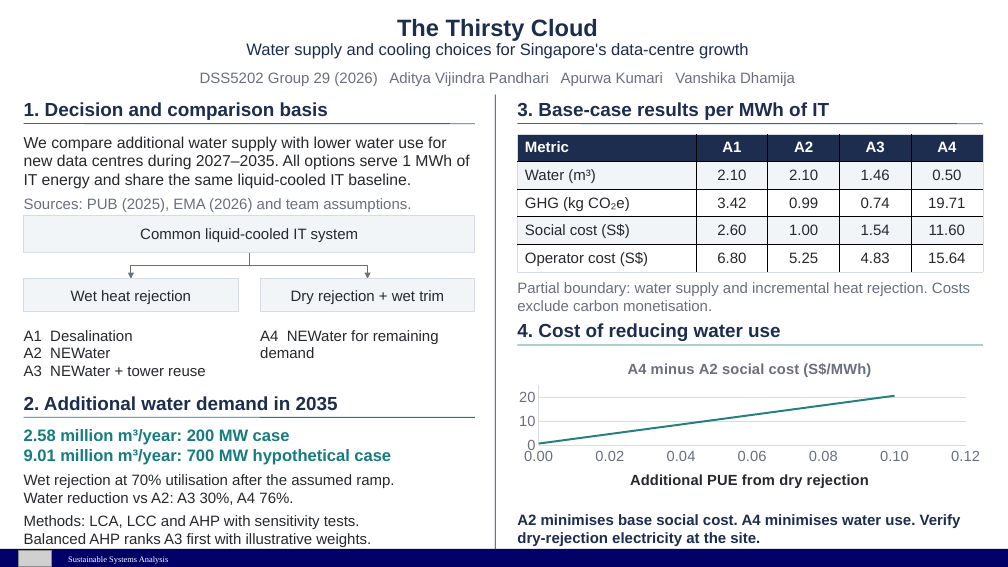
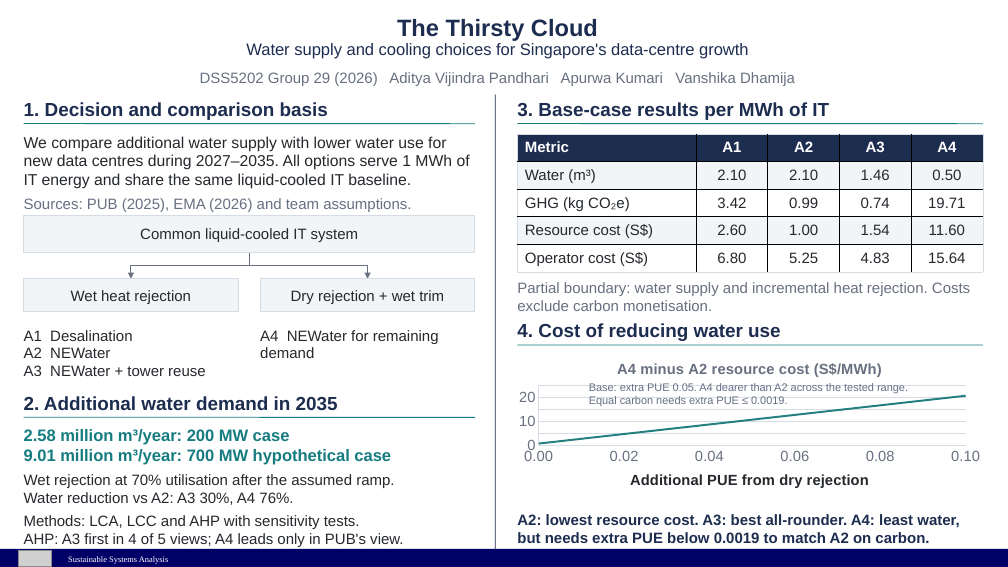
Before and after one commit to vanshikadhamijanus/ssa_termpaper, a slide deck: slide 1 of deliverables/DSS5202_Group29_Poster.pptx. Drawn at 1008x567 pixels with LibreOffice and Linux fonts; fonts in the diff are those of the drawing; grey boxes stand for pictures. Boxes give left, top, right and bottom in pixels: in the first picture for what was removed or moved away, otherwise in the second. Text is boxed around its words. In the diff, an @@ line names an element or a change of style, - is before the commit and + after.

```diff
--- a/deliverables/DSS5202_Group29_Poster.pptx
+++ b/deliverables/DSS5202_Group29_Poster.pptx
@@ table at bbox=[517, 134, 983, 271] @@
-row 4, column 1: Social cost (S$)
+row 4, column 1: Resource cost (S$)
@@ scatter smooth chart at bbox=[510, 349, 990, 505] @@
@@ title "A4 minus A2 social cost (S$/MWh) " to "A4 minus A2 resource cost (S$/MWh) " @@
@@ category axis changed @@
@@ value axis changed @@
@@ text added at bbox=[589, 383, 908, 406], 10.5 pt, text #667085 @@
+Base: extra PUE 0.05. A4 dearer than A2 across the tested range.
+Equal carbon needs extra PUE ≤ 0.0019.
@@ text at bbox=[24, 533, 403, 547]: text changed @@
-Balanced AHP ranks A3 first with illustrative weights.
+AHP: A3 first in 4 of 5 views; A4 leads only in PUB's view.
@@ text at bbox=[517, 514, 959, 543]: text changed @@
-A2 minimises base social cost. A4 minimises water use. Verify dry-rejection electricity at the site.
+A2: lowest resource cost. A3: best all-rounder. A4: least water, but needs extra PUE below 0.0019 to match A2 on carbon.
```
Also in this commit, not shown: 47 other files.
